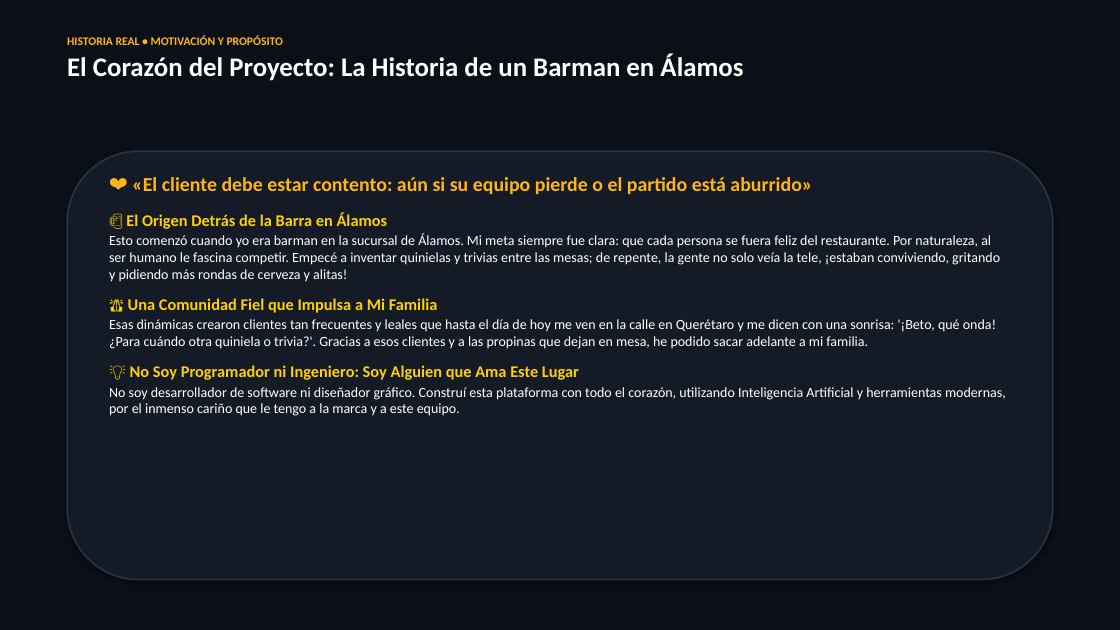
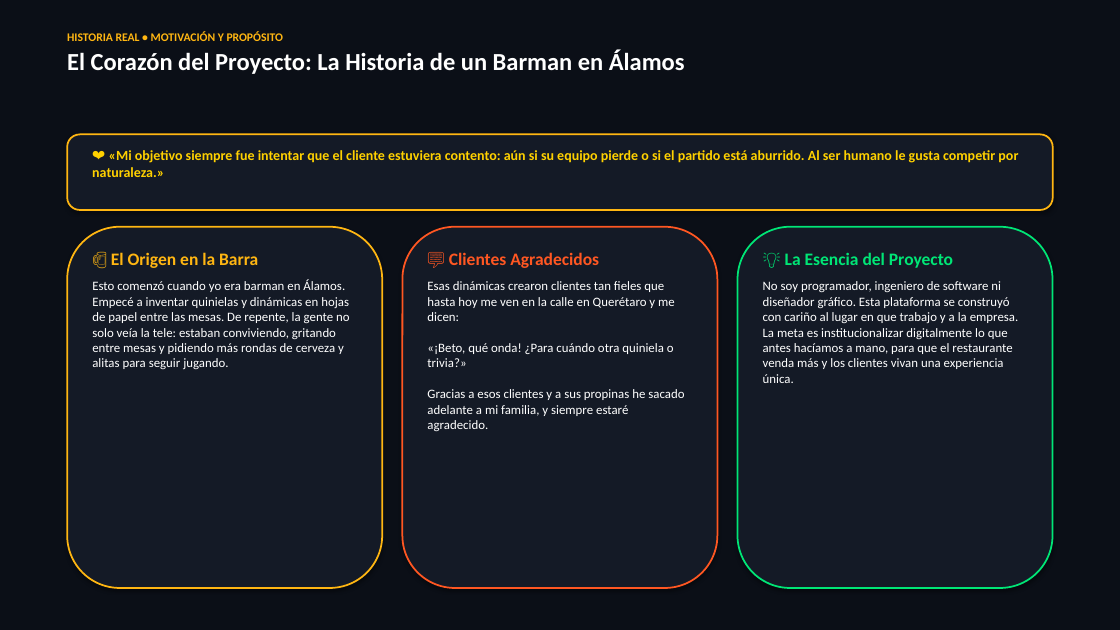
Before and after one commit to chefalbertomc/NFL-grids-, a slide deck: slide 3 of Drinks_and_Wins_Presentacion_Ejecutiva.pptx. Drawn at 1120x630 pixels with LibreOffice and Linux fonts; fonts in the diff are those of the drawing. Boxes give left, top, right and bottom in pixels: in the first picture for what was removed or moved away, otherwise in the second. Text is boxed around its words. In the diff, an @@ line names an element or a change of style, - is before the commit and + after.

Commit message:
feat(presentation): manual completo y propuesta ejecutiva de 23 diapositivas (manual paso a paso admin y jugador para Grids, Quinielas, Survivor, First Striker, Trivia con IA y Bingo)

```diff
--- a/Drinks_and_Wins_Presentacion_Ejecutiva.pptx
+++ b/Drinks_and_Wins_Presentacion_Ejecutiva.pptx
@@ text at [67, 50, 685, 74]: size 23 to 21 pt in "El Corazón del Proyecto: La Historia de ..." @@
@@ rounded rectangle: place and size @@
-rounded rectangle at [67, 151, 1053, 580]
+rounded rectangle at [67, 134, 1053, 210]
@@ rounded rectangle at [67, 134, 1053, 210]: outline #283246 1.5 pt to #FFB612 1.5 pt @@
@@ text at [92, 150, 1018, 177]: text changed; text colour #FFFFFF to #FFD100; bold on @@
-❤️ «El cliente debe estar contento: aún si su equipo pierde o el partido está aburrido»
-🍺 El Origen Detrás de la Barra en Álamos
-Esto comenzó cuando yo era barman en la sucursal de Álamos. Mi meta siempre fue clara: que cada persona se fuera feliz del restaurante. Por naturaleza, al ser humano le fascina competir. Empecé a inventar quinielas y trivias entre las mesas; de repente, la gente no solo veía la tele, ¡estaban conviviendo, gritando y pidiendo más rondas de cerveza y alitas!
-🙏 Una Comunidad Fiel que Impulsa a Mi Familia
-Esas dinámicas crearon clientes tan frecuentes y leales que hasta el día de hoy me ven en la calle en Querétaro y me dicen con una sonrisa: '¡Beto, qué onda! ¿Para cuándo otra quiniela o trivia?'. Gracias a esos clientes y a las propinas que dejan en mesa, he podido sacar adelante a mi familia.
-💡 No Soy Programador ni Ingeniero: Soy Alguien que Ama Este Lugar
-No soy desarrollador de software ni diseñador gráfico. Construí esta plataforma con todo el corazón, utilizando Inteligencia Artificial y herramientas modernas, por el inmenso cariño que le tengo a la marca y a este equipo.
+❤️ «Mi objetivo siempre fue intentar que el cliente estuviera contento: aún si su equipo pierde o si el partido está aburrido. Al ser humano le gusta competir por naturaleza.»
@@ rounded rectangle added at [67, 227, 382, 588], fill #141A26, outline #FFB612 1.5 pt @@
@@ rounded rectangle added at [402, 227, 718, 588], fill #141A26, outline #FF5722 1.5 pt @@
@@ rounded rectangle added at [738, 227, 1053, 588], fill #141A26, outline #00E676 1.5 pt @@
@@ text added at [92, 252, 350, 369], 11 pt, text #FFFFFF @@
+🍺 El Origen en la Barra
+Esto comenzó cuando yo era barman en Álamos. Empecé a inventar quinielas y dinámicas en hojas de papel entre las mesas. De repente, la gente no solo veía la tele: estaban conviviendo, gritando entre mesas y pidiendo más rondas de cerveza y alitas para seguir jugando.
@@ text added at [427, 252, 684, 431], 11 pt, text #FFFFFF @@
+💬 Clientes Agradecidos
+Esas dinámicas crearon clientes tan fieles que hasta hoy me ven en la calle en Querétaro y me dicen:
+«¡Beto, qué onda! ¿Para cuándo otra quiniela o trivia?»
+Gracias a esos clientes y a sus propinas he sacado adelante a mi familia, y siempre estaré agradecido.
@@ text added at [763, 252, 1019, 383], 11 pt, text #FFFFFF @@
+💡 La Esencia del Proyecto
+No soy programador, ingeniero de software ni diseñador gráfico. Esta plataforma se construyó con cariño al lugar en que trabajo y a la empresa. La meta es institucionalizar digitalmente lo que antes hacíamos a mano, para que el restaurante venda más y los clientes vivan una experiencia única.
```
Also in this commit, not shown: 9 other slides changed, 13 slides added, 5 slides removed, 7 other files.
